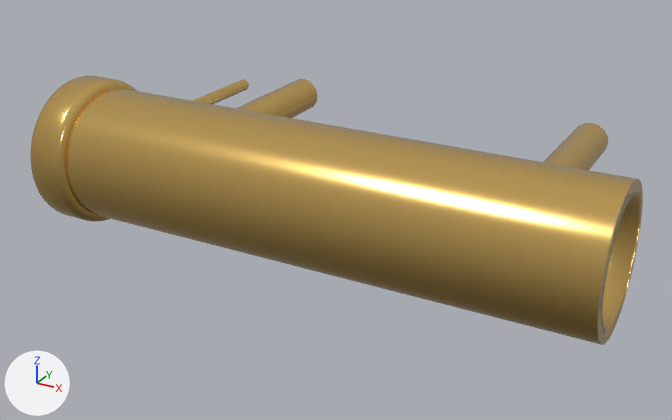
What one commit did to the Blender file tools/video/marble_music/assets/instruments/tubular_bells/model.blend.
Both versions are drawn from a 50 mm lens placed at (0.445, -0.769, 0.344), pointed at (-0.022, 0.08, -0.08). Lighting does not change. The marker at lower left points along +X, +Y and +Z. The first picture is the older version.

Objects in the first picture: 'tubular_bells_default'.
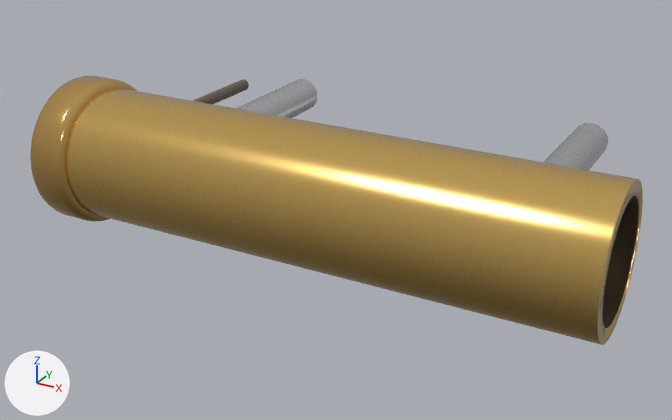
Changed parts and their boxes (x1, y1, x2, y2) in the pictures (672 x 420 px):
part 1 of me_tubular_bells_default, edited (looks the same): (30, 76, 137, 222) in both
part 2 of me_tubular_bells_default, recoloured (darker): (602, 196, 639, 328) in both
part 3 of me_tubular_bells_default, recoloured (darker): (193, 79, 249, 104) in both
part 4 of me_tubular_bells_default, recoloured (orange to light grey): (237, 79, 318, 118) in both
part 5 of me_tubular_bells_default, recoloured (orange to light grey): (544, 123, 608, 170) in both

Diff of the bpy script that builds the scene:
```diff
--- a/tools/video/marble_music/assets/instruments/tubular_bells/model.blend.py
+++ b/tools/video/marble_music/assets/instruments/tubular_bells/model.blend.py
@@ mat_tb_cap @@
+mat_tb_cap = principled_material('tb_cap')
+mat_tb_cap.base_color = (0.8, 0.5, 0.16)  # orange #e7bc6f
+mat_tb_cap.metallic = 1.0
+mat_tb_cap.roughness = 0.12
@@ mat_tb_cord @@
+mat_tb_cord = principled_material('tb_cord')
+mat_tb_cord.base_color = (0.15, 0.12, 0.1)  # brown #6c6159
+mat_tb_cord.roughness = 0.8
@@ mat_tb_dark @@
+mat_tb_dark = principled_material('tb_dark')
+mat_tb_dark.base_color = (0.05, 0.03, 0.01)  # brown #3f3019
+mat_tb_dark.metallic = 0.5
+mat_tb_dark.roughness = 0.6
@@ mat_pin @@
+mat_pin = principled_material('pin')
+mat_pin.base_color = (0.7, 0.7, 0.72)  # light grey #dadadd
+mat_pin.metallic = 1.0
+mat_pin.roughness = 0.25
@@ me_tubular_bells_default @@
 me_tubular_bells_default.from_pydata(...)  # 660 vertices, 486 faces; spans x -0.325..0.31, y -0.084..0.31, z -0.114..0.054
 # used by ob_tubular_bells_default; location = (0.0, 0.0, 0.0)
+# me_tubular_bells_default part 1: 338 of the faces centred in x -0.325..-0.275, y -0.084..0.084, z -0.114..0.054 switch from mat_tubular_bells_body_default (orange #f1c876) to mat_tb_cap (orange #e7bc6f)
+# me_tubular_bells_default part 2: all 49 faces centred in x 0.26..0.285, y -0.06..0.06, z -0.09..0.03 switch from mat_tubular_bells_body_default (orange #f1c876) to mat_tb_dark (brown #3f3019)
+# me_tubular_bells_default part 3: all 12 faces centred in x -0.308..-0.292, y 0.09..0.31, z -0.037..-0.023 switch from mat_tubular_bells_body_default (orange #f1c876) to mat_tb_cord (brown #6c6159)
+# me_tubular_bells_default part 4: all 18 faces centred in x -0.221..-0.179, y 0.07..0.31, z -0.051..-0.009 switch from mat_tubular_bells_body_default (orange #f1c876) to mat_pin (light grey #dadadd)
+# me_tubular_bells_default part 5: all 18 faces centred in x 0.179..0.221, y 0.07..0.31, z -0.051..-0.009 switch from mat_tubular_bells_body_default (orange #f1c876) to mat_pin (light grey #dadadd)
```
